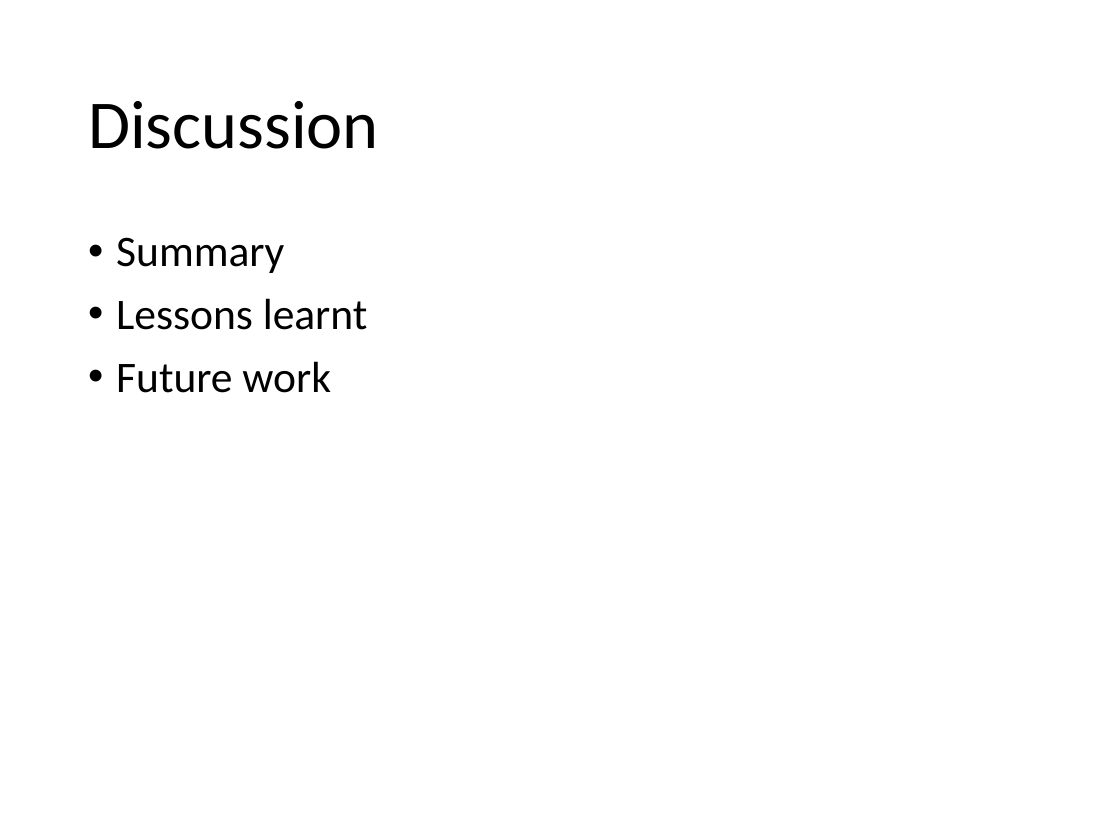
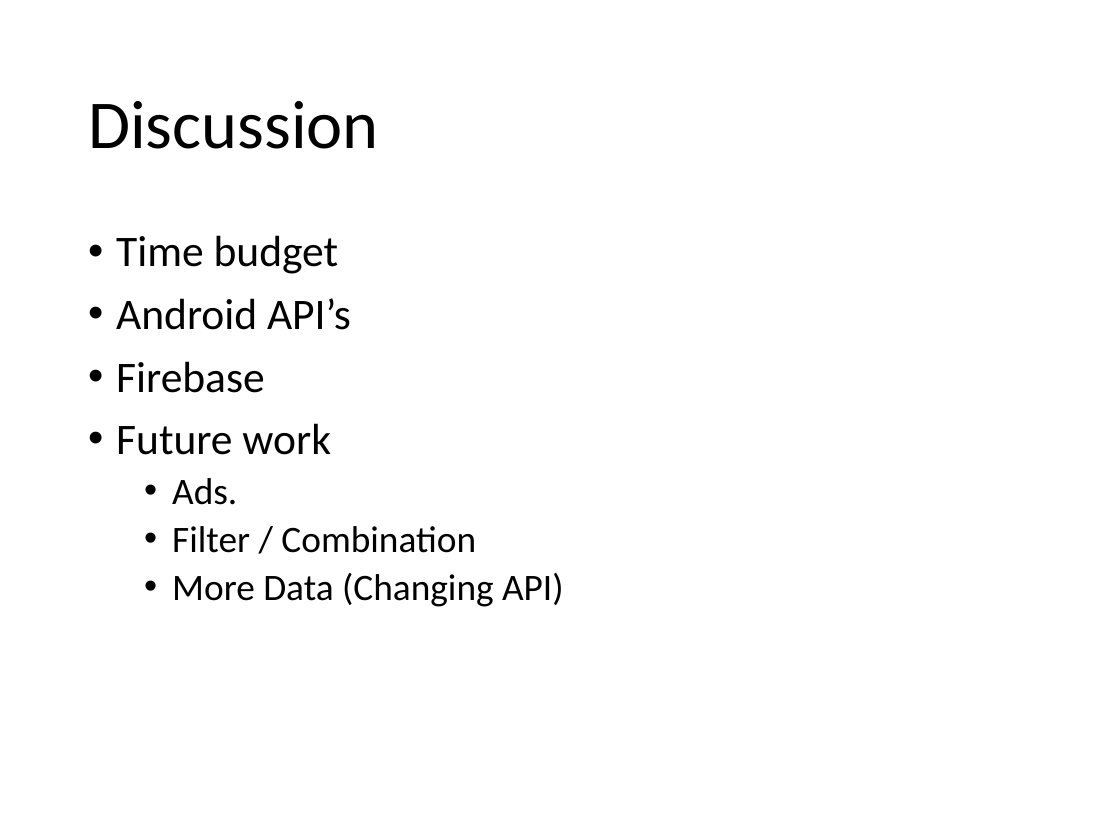
Before and after one commit to MSE-MobOP/Ski-Compass, a slide deck: slide 13 of Documents/Presentation/Presentation.pptx. Drawn at 1120x840 pixels with LibreOffice and Linux fonts; fonts in the diff are those of the drawing. Boxes give left, top, right and bottom in pixels: in the first picture for what was removed or moved away, otherwise in the second. Text is boxed around its words. In the diff, an @@ line names an element or a change of style, - is before the commit and + after.

```diff
--- a/Documents/Presentation/Presentation.pptx
+++ b/Documents/Presentation/Presentation.pptx
@@ text at box(116, 235, 351, 393): text changed @@
-• Summary
-• Lessons learnt
+• Time budget
+• Android API’s
+• Firebase
@@ text at box(172, 478, 564, 607): paragraphs added @@
+  • Ads.
+  • Filter / Combination
+  • More Data (Changing API)
```
Also in this commit, not shown: 2 other slides changed.
